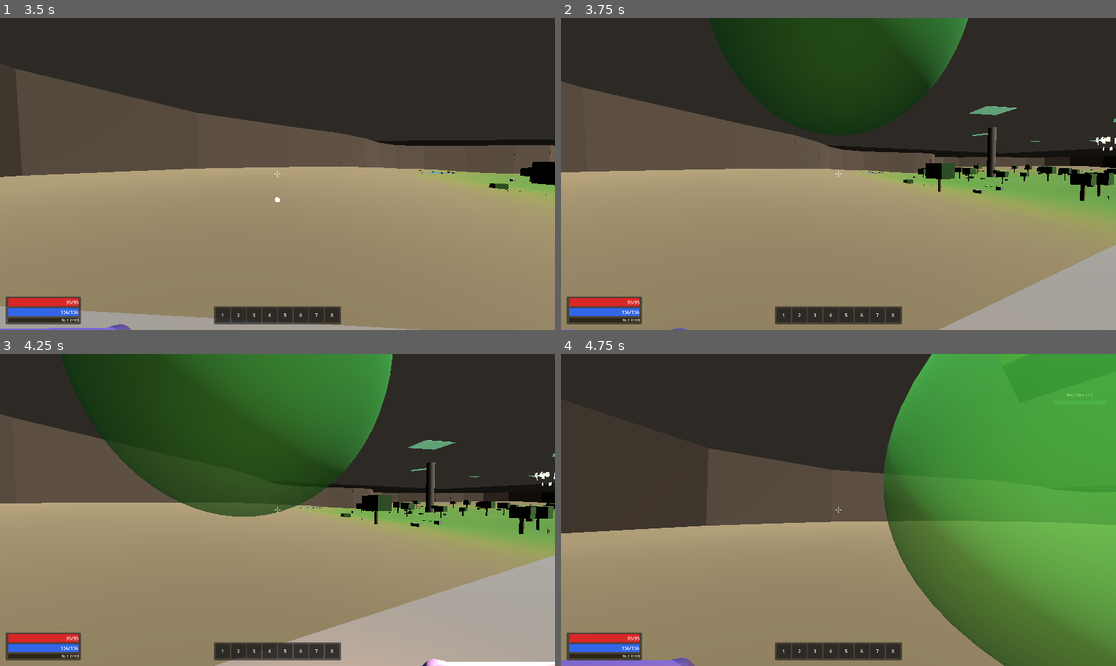
Above: before the commit, frames 1-4 (two rows, left to right).
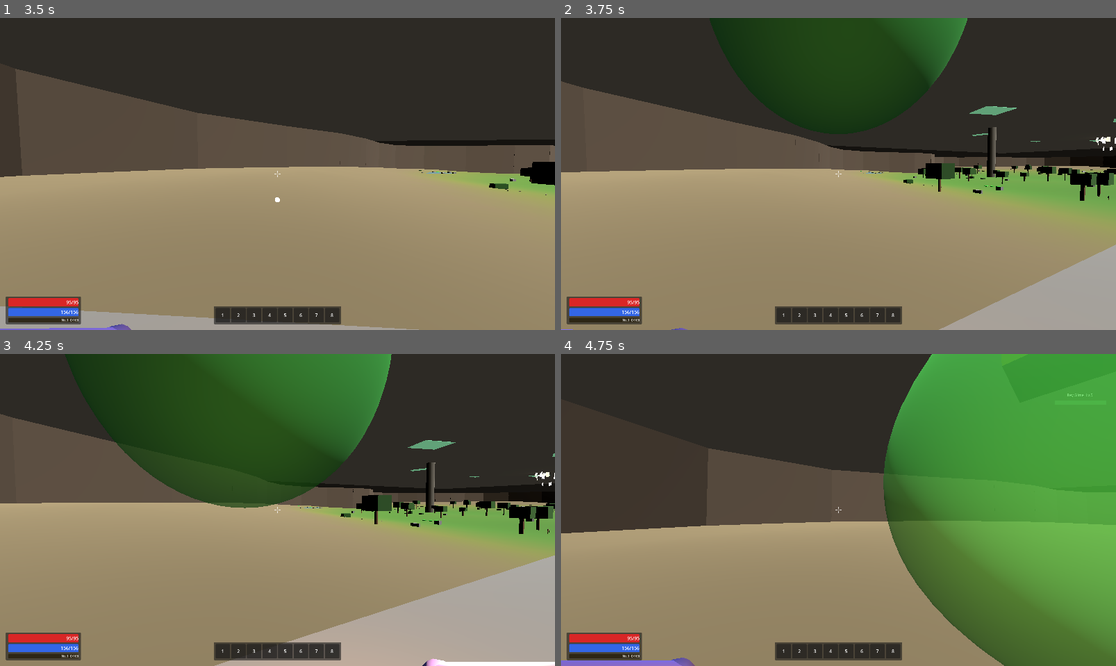
Above: after the commit, the same moments.

Repository: Jouyancito/another-game-of-dungeon
Game: Godot game, scene res://scenes/levels/floor1_prairie.tscn
Same seed, same stepped clock (60 frames per second), same inputs: the game is played once before the commit and once after it. This scene is started directly instead of the project's main scene.
Inputs (mouse positions are in pixels of both pictures, inside the frame that each line leads up to):
- Up to frame 1 (3.5 s): tap Enter at 0.5 s; move the mouse to (305, 174) at 0.52 s; hold Ctrl (crouch) 0.53-1.28 s; hold W (move_forward) from 0.53 s (still down); click (305, 174) at 0.67 s; tap Space (jump) at 0.77, 1.52, 3.02 s; move the mouse to (249, 174) at 1.27 s; tap E (interact) at 1.35 s; move the mouse to (288, 167) at 2.02 s; hold Shift (sprint) 2.03-2.78 s; move the mouse to (271, 180) at 2.77 s; tap F (toggle_torch) at 2.85 s; click (271, 180) at 2.92 s
- Up to frame 2 (3.75 s): keep holding W (move_forward); move the mouse to (877, 177) at 3.52 s; tap K at 3.6 s
- Up to frame 3 (4.25 s): keep holding W (move_forward); tap Space (jump) at 3.77 s
- Up to frame 4 (4.75 s): keep holding W (move_forward); move the mouse to (794, 506) at 4.27 s; tap 1 at 4.35 s; tap Space (jump) at 4.52 s

Frame 1 is identical in both runs. In frame 2, 0.2% of the frame differs, in the area x 26-74%, y 0-38%; in frame 3, 1.6%, in the area x 10-71%, y 0-53%; in frame 4, less than 0.1%.

Commit message:
fix(boss): teleport rebote + velocity carry-over + fury tween hang
Bugs reportados: 'se teletransportó e hizo embestida gigante, se pegó el motor'.

Causas identificadas:
1. Rebote sin cap de distancia horizontal → target lejos = velocity ~30m/s = vuela toda la arena en 0.6s (feel teletransporte)
2. Velocity no se reseteaba al inicio de cada ataque → combo rebote + embestida stackeaban velocity residual
3. _enter_fury tenía un tween.set_loops() en mesh.scale que competía con los tweens de scale de shield squash y onda_choque inflate — tween stacking infinito = hang del motor

Fixes:
- _do_single_rebote: reset velocity=ZERO al inicio + cap horizontal a MAX_JUMP_DIST=8m (si target >8m, el boss salta 8m hacia él, no teletransporta)
- _attack_embestida: reset velocity=ZERO al inicio
- _enter_fury: elimino tween.set_loops() del mesh.scale — la emisión roja del material ya es feedback claro de furia, el pulse era redundante y peligroso

Diff:
--- a/game/scenes/enemy/king_slime.gd
+++ b/game/scenes/enemy/king_slime.gd
@@ -547,10 +547,9 @@
 			m.emission = Color(0.95, 0.15, 0.1)
 			m.emission_energy_multiplier = 1.4
 			sphere_mesh.material = m
-		# Tween pulsante para que vibre visualmente
-		var tw: Tween = create_tween().set_loops()
-		tw.tween_property(mi, "scale", mi.scale * 1.08, 0.35)
-		tw.tween_property(mi, "scale", mi.scale, 0.35)
+		# NO loop tween acá — provocaba stacking con otros tweens de scale
+		# (shield squash, onda_choque inflate) y hang del motor.
+		# Feedback visual de furia es solo la emisión roja.
 	print("[KingSlime] ============================")
 	print("[KingSlime] MODO FURIA ACTIVADO")
 	print("[KingSlime] speed: ", old_speed, " → ", speed)
@@ -727,6 +726,8 @@
 
 # Un único rebote: telegraph → salto arco → land → AoE + charco (si fase ≥ 3).
 func _do_single_rebote(telegraph: float, air_time: float) -> void:
+	# Reset velocity al inicio para no acarrear state de ataques previos.
+	velocity = Vector3.ZERO
 	action_state = ActionState.TELEGRAPH
 	await get_tree().create_timer(telegraph).timeout
 	if is_dead or not is_instance_valid(self):
@@ -737,6 +738,10 @@
 	velocity.y = 0.5 * gravity * air_time
 	var dir: Vector3 = land_pos - global_position
 	dir.y = 0.0
+	# Cap horizontal: máx 8m de distancia por salto — evita "teleport".
+	const MAX_JUMP_DIST: float = 8.0
+	if dir.length() > MAX_JUMP_DIST:
+		dir = dir.normalized() * MAX_JUMP_DIST
 	if dir.length() > 0.1:
 		var horiz: Vector3 = dir / air_time
 		velocity.x = horiz.x
@@ -981,6 +986,7 @@
 
 # ── Embestida ─────────────────────────────────────────────────────────
 func _attack_embestida() -> void:
+	velocity = Vector3.ZERO
 	var telegraph: float = 1.0
 	# Pequeña "compresión" visual: encoger mesh 15% durante telegraph.
 	if mesh:
